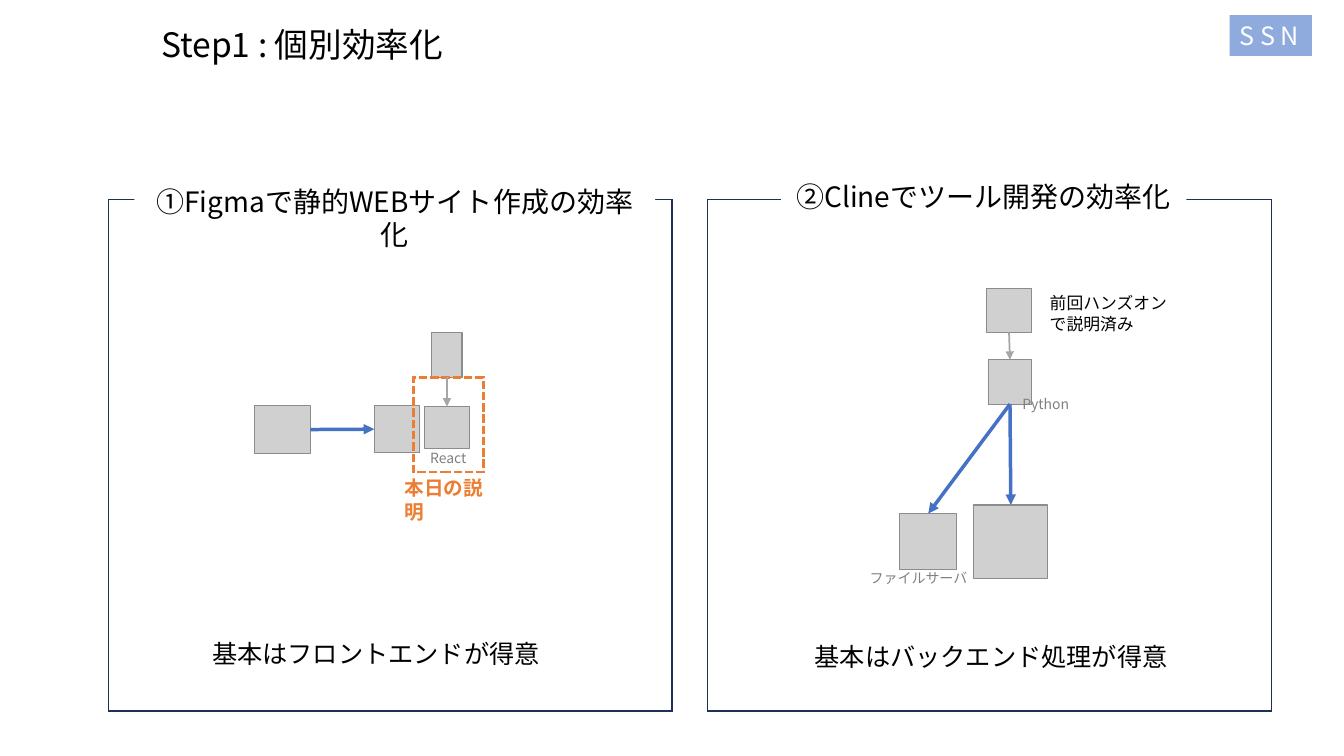
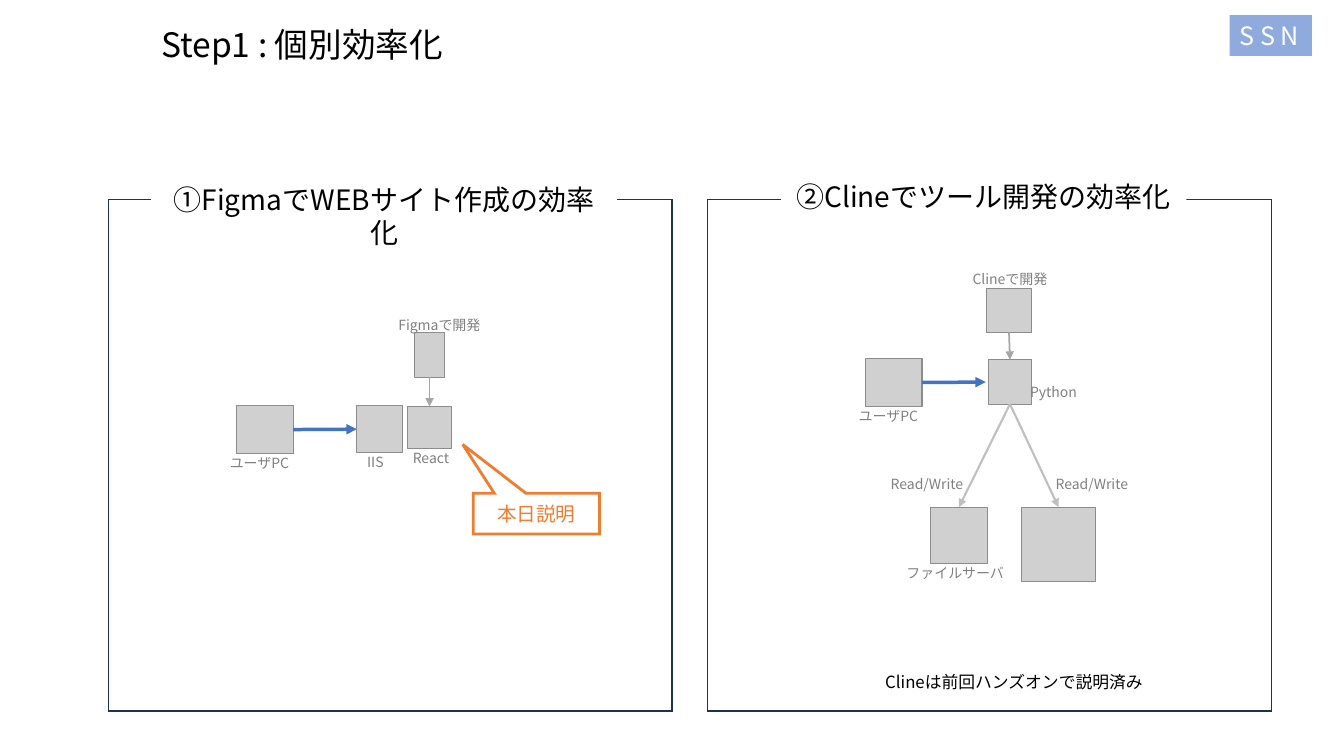
Before and after one commit to kiri0408/tyaga, a slide deck: slide 1 of aws_memo2.pptx. Drawn at 1344x756 pixels with LibreOffice and Linux fonts; fonts in the diff are those of the drawing; grey boxes stand for pictures. Boxes give left, top, right and bottom in pixels: in the first picture for what was removed or moved away, otherwise in the second. Text is boxed around its words. In the diff, an @@ line names an element or a change of style, - is before the commit and + after.

```diff
--- a/aws_memo2.pptx
+++ b/aws_memo2.pptx
@@ text at [151,177,617,222]: text changed @@
-①Figmaで静的WEBサイト作成の効率化
+①FigmaでWEBサイト作成の効率化
@@ text added at [973,272,1048,285], 10 pt, text #808080 @@
+Clineで開発
@@ text removed at [1050,295,1167,332] @@
-前回ハンズオンで説明済み
@@ text added at [398,318,480,335], 10 pt, text #808080 @@
+Figmaで開発
@@ picture: place and size @@
-picture at [432,333,462,378]
+picture at [414,333,445,378]
@@ picture added at [866,359,923,406] @@
@@ rectangle removed at [413,377,484,472] @@
@@ 3 pictures, 1 text, 1 arrow: place and size @@
-3 pictures, 1 text, 1 arrow at [254,377,469,463]
+3 pictures, 1 text, 1 arrow at [237,377,452,463]
@@ arrow added from (923, 382) to (986, 382), #4472C4 2.5 pt @@
@@ text "Python": place and size @@
-text "Python" at [1022,395,1069,412]
+text "Python" at [1030,383,1077,401]
@@ text added at [859,410,918,422], 10 pt, text #808080 @@
+ユーザPC
@@ arrow moved from (1010, 404) - (929, 514) to (1010, 404) - (959, 507) @@
@@ arrow (1010, 404) - (959, 507): stroke #4472C4 2.5 pt to #BFBFBF 1.5 pt @@
@@ arrow moved from (1010, 404) - (1011, 505) to (1010, 404) - (1059, 507) @@
@@ arrow (1010, 404) - (1059, 507): stroke #4472C4 2.5 pt to #BFBFBF 1.5 pt @@
@@ arrow moved from (311, 430) - (374, 430) to (293, 430) - (357, 430) @@
@@ text added at [230,457,289,469], 10 pt, text #808080 @@
+ユーザPC
@@ text added at [367,456,383,467], 10 pt, text #808080 @@
+IIS
@@ text added at [891,478,963,491], 10 pt, text #808080 @@
+Read/Write
@@ text added at [1056,478,1128,491], 10 pt, text #808080 @@
+Read/Write
@@ speech box "本日説明": place and size @@
-speech box "本日説明" at [405,478,483,521]
+speech box "本日説明" at [473,493,599,533]
@@ speech box "本日説明" at [473,493,599,533]: vertical alignment top to middle; fill none to #FFFFFF; outline none to #ED7D31 2 pt @@
@@ text in speech box at [497,504,575,523]: text changed; bold off @@
-本日の説明
+本日説明
@@ picture: place and size @@
-picture at [900,514,957,571]
+picture at [931,507,987,564]
@@ picture: place and size @@
-picture at [974,505,1048,579]
+picture at [1022,507,1096,581]
@@ text "ファイルサーバ": place and size @@
-text "ファイルサーバ" at [870,569,968,584]
+text "ファイルサーバ" at [906,567,1004,579]
@@ text removed at [212,641,540,665] @@
-基本はフロントエンドが得意
@@ text removed at [815,644,1168,668] @@
-基本はバックエンド処理が得意
@@ text added at [885,674,1142,690], 12 pt, text #000000 @@
+Clineは前回ハンズオンで説明済み
```
Also in this commit, not shown: 1 other slide changed.
